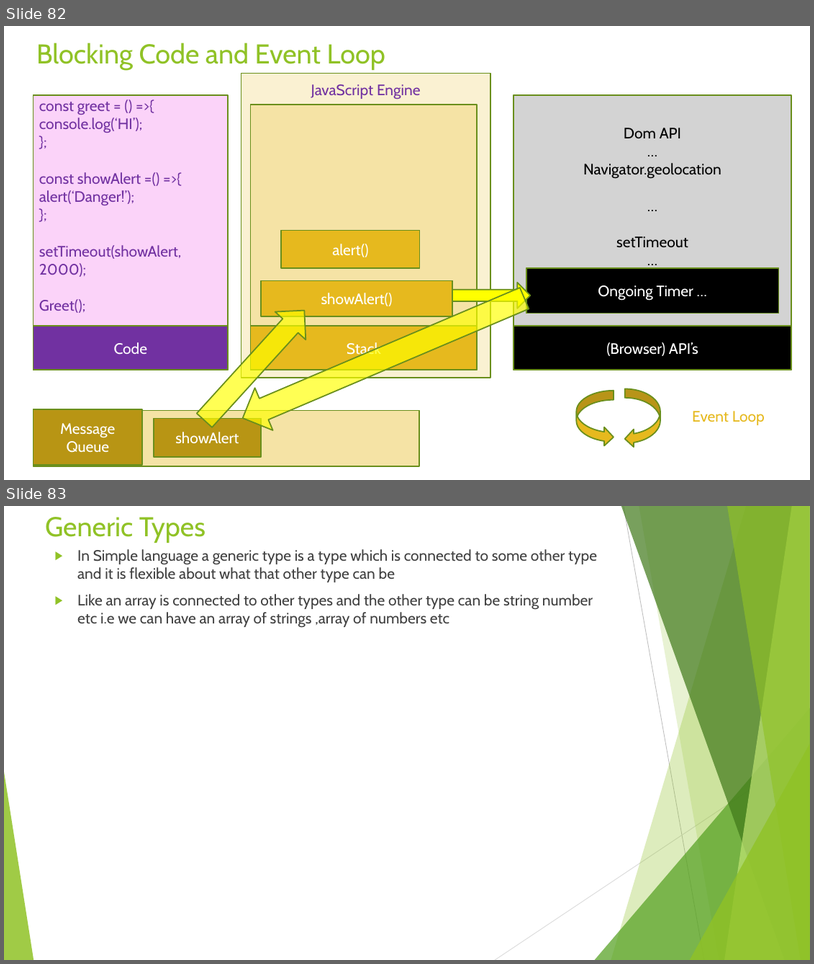
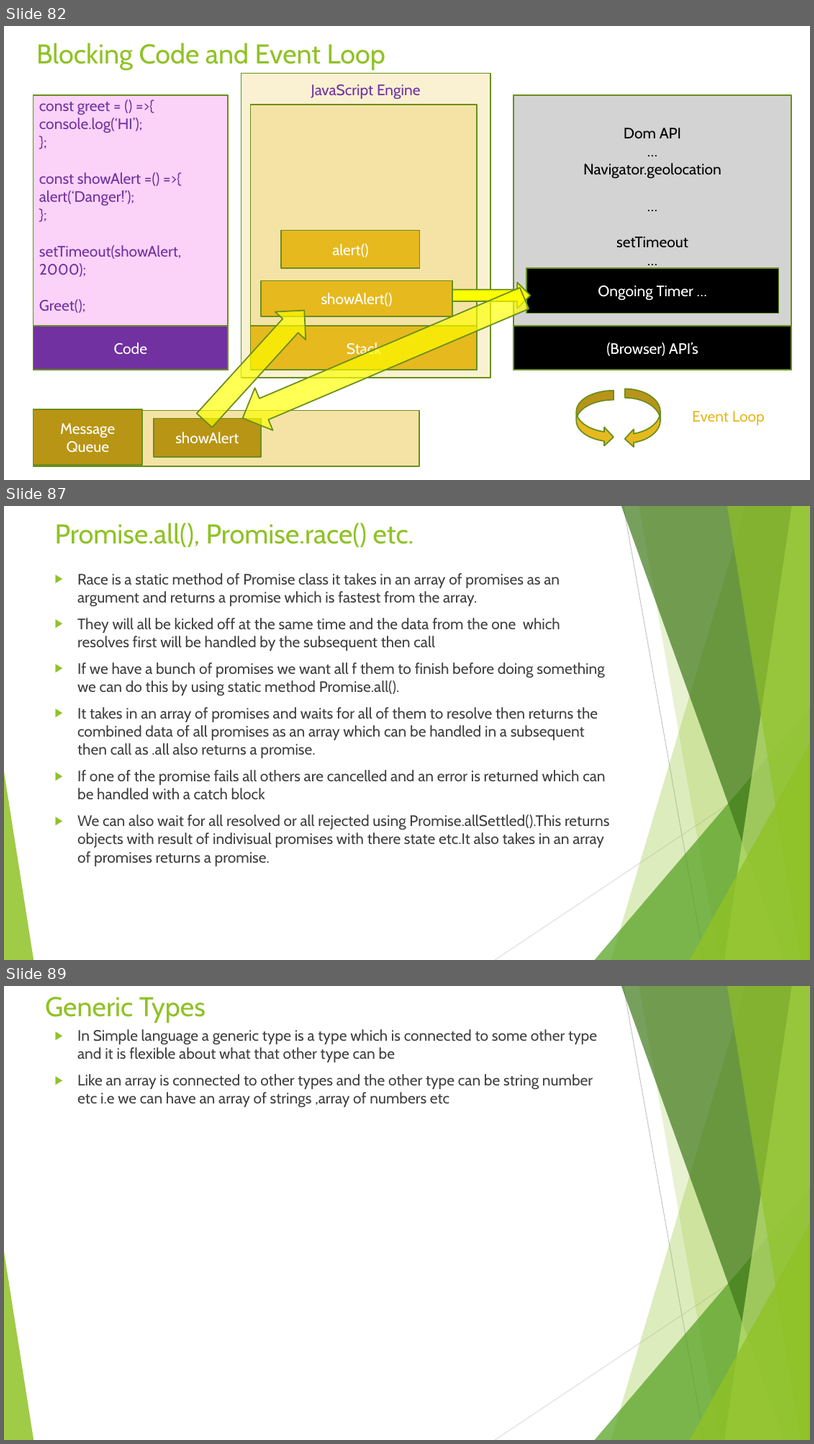
Before and after one commit to rudhrainfogain/TypeScript, a slide deck: PPT/TypeScriptv7.pptx. Shown one above the other, each under a label of ours: slides 82 and 83 before the commit, slides 82, 87 and 89 after it; the slides between them are not shown. The pictures are 814x964 and 814x1444 pixels, drawn with LibreOffice and Linux fonts; fonts in the diff are those of the drawing. Boxes give left, top, right and bottom in pixels: in the first picture for what was removed or moved away, otherwise in the second. Text is boxed around its words. In the diff, an @@ line names an element or a change of style, - is before the commit and + after.

```diff
--- a/PPT/TypeScriptv7.pptx
+++ b/PPT/TypeScriptv7.pptx
@@ slide 87 added at (x1=4, y1=506, x2=810, y2=960), background #FFFFFF; not listed: 10 template elements that a slide beside it also shows @@
@@ title added at (x1=55, y1=523, x2=414, y2=547), 32.4 pt, text #90C226 @@
+Promise.all(), Promise.race() etc.
@@ text added at (x1=77, y1=573, x2=610, y2=866), 18 pt, text #404040 @@
+▶ Race is a static method of Promise class it takes in an array of promises as an argument and returns a promise which is fastest from the array.
+▶ They will all be kicked off at the same time and the data from the one which resolves first will be handled by the subsequent then call
+▶ If we have a bunch of promises we want all f them to finish before doing something we can do this by using static method Promise.all().
+▶ It takes in an array of promises and waits for all of them to resolve then returns the combined data of all promises as an array which can be handled in a subsequent then call as .all also returns a promise.
+▶ If one of the promise fails all others are cancelled and an error is returned which can be handled with a catch block
+▶ We can also wait for all resolved or all rejected using Promise.allSettled().This returns objects with result of indivisual promises with there state etc.It also takes in an array of promises returns a promise.
@@ what was slide 83 is now slide 89 @@
```
Also in this commit, not shown: 5 other slides added, 3 other files.
